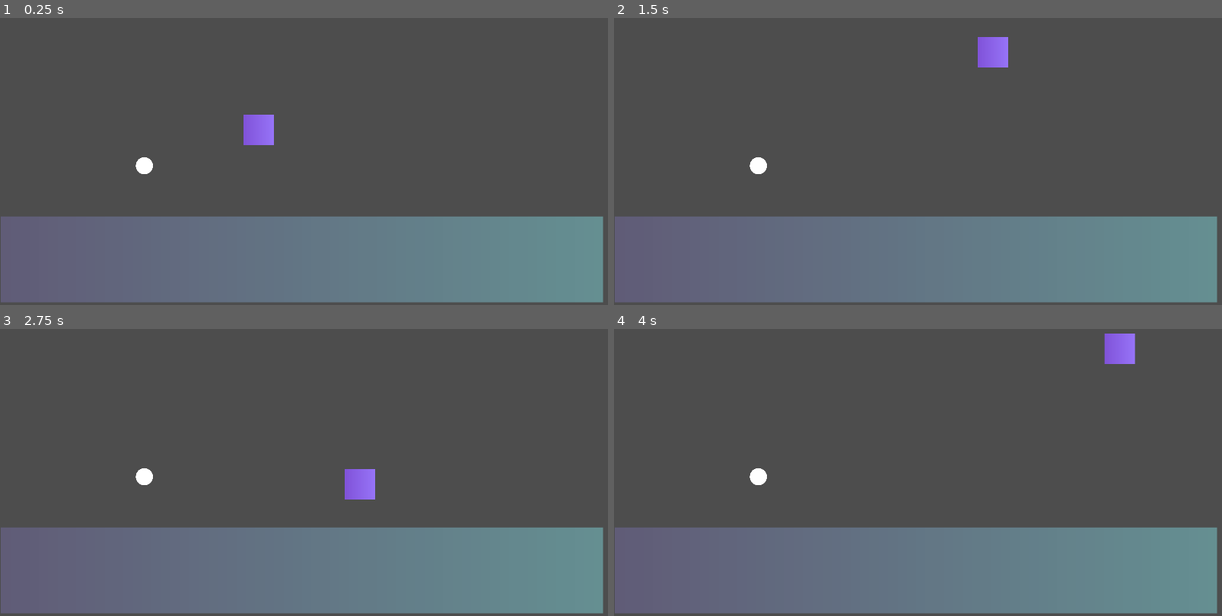
Above: before the commit, frames 1-4 (two rows, left to right).
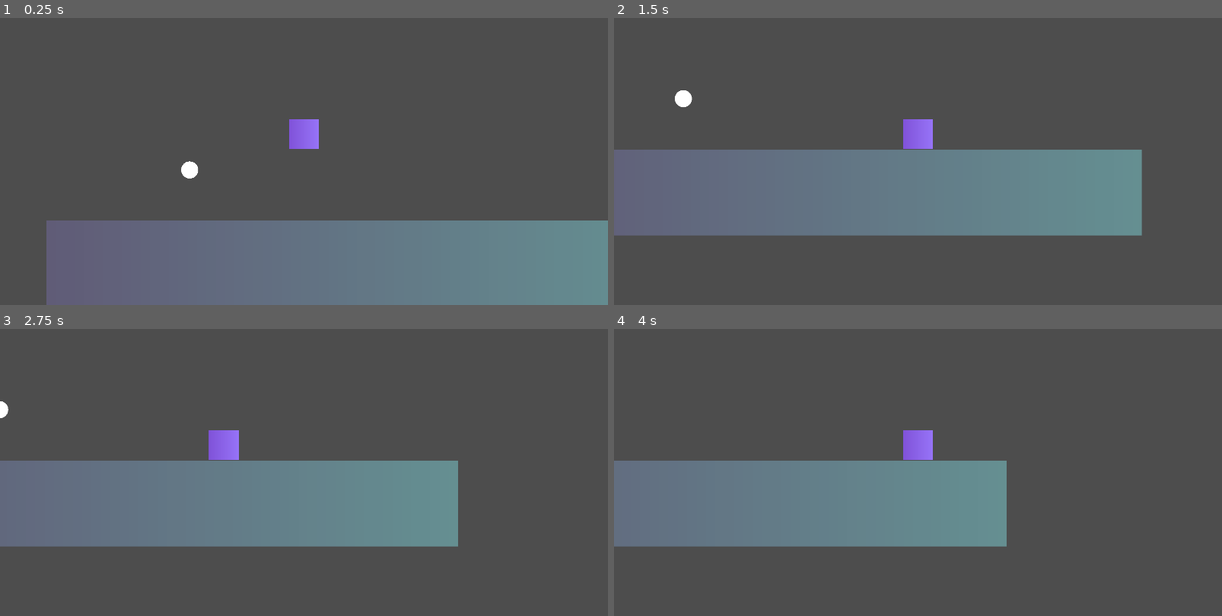
Above: after the commit, the same moments.

Repository: cmaciver/double-bubble-ggj
Game: Godot game, scene res://src/sab-test-scene.tscn
The game is run twice, just before and just after one commit, with the same random seed, the same clock (stepped at 60 frames per second) and the same inputs.
Inputs (mouse positions are in pixels of both pictures, inside the frame that each line leads up to):
- Up to frame 1 (0.25 s): no input
- Up to frame 2 (1.5 s): move the mouse to (759, 164) at 0.52 s; hold D (platform_right) from 0.53 s (still down); tap Space (platform_jump) at 0.6, 0.77, 1.07 s; move the mouse to (796, 150) at 1.27 s; click (796, 150) at 1.35 s
- Up to frame 3 (2.75 s): tap Space (platform_jump) at 1.52, 1.55, 1.82, 2.3 s; move the mouse to (364, 369) at 2.02 s; release D (platform_right) at 2.03 s; hold A (platform_left) from 2.03 s (still down); tap Shift (platform_aim) at 2.1 s
- Up to frame 4 (4 s): move the mouse to (887, 512) at 2.77 s; release A (platform_left) at 2.78 s; hold D (platform_right) from 2.78 s (still down); right-click (887, 512) at 2.85 s; tap Space (platform_jump) at 3.02, 3.05, 3.32, 3.6, 3.77 s; move the mouse to (1100, 495) at 3.52 s

The runs differ from the first frame. In frame 1, 5.9% of the frame differs, in the area x 0-100%, y 33-100%; in frame 2, 45%, in the area x 0-100%, y 6-100%; in frame 3, 43%; in frame 4, 41%.

Commit message:
level start and bubble change

Diff:
--- /dev/null
+++ b/double-bubble/src/level.gd
@@ -0,0 +1,33 @@
+extends Node2D
+@onready var platformer = get_node("Platformer")
+@onready var bubble_pop_timer = get_node("BubblePopTimer")
+
+var bubble_queue = []
+
+# Called when the node enters the scene tree for the first time.
+func _ready() -> void:
+	platformer.bubble_touched.connect(_on_platformer_bubble_touched)
+	platformer.fan_shot.connect(_on_platformer_fan_shot)
+
+# Called every frame. 'delta' is the elapsed time since the previous frame.
+func _process(delta: float) -> void:
+	pass
+
+func _on_platformer_bubble_touched(collider):
+		print("hi")
+		if(bubble_pop_timer.time_left == 0):
+			bubble_pop_timer.start()
+			if(!bubble_queue.has(collider)):
+				bubble_queue.append(collider)
+
+func _on_platformer_fan_shot(position):
+	var wind_vec = Vector2(1, 0)
+	var wind = load("res://src/wind.tscn").instantiate()
+	add_child(wind)
+	wind.global_position = position
+	wind.linear_velocity = wind_vec * 300
+
+func _on_bubble_pop_timer_timeout() -> void:
+	var bubble_to_remove = bubble_queue.pop_front()
+	if bubble_to_remove:
+		remove_child(bubble_to_remove)
--- /dev/null
+++ b/double-bubble/src/level.tscn
@@ -0,0 +1,80 @@
+[gd_scene load_steps=13 format=3 uid="uid://bqoocyk7qdk8f"]
+
+[ext_resource type="Script" path="res://src/level.gd" id="1_l157x"]
+[ext_resource type="PackedScene" uid="uid://c6yel3id1rfn4" path="res://src/player1/platformer-character.tscn" id="1_ufydh"]
+[ext_resource type="PackedScene" uid="uid://b8y8lwa85u1et" path="res://src/bubble.tscn" id="2_dmy4m"]
+
+[sub_resource type="RectangleShape2D" id="RectangleShape2D_8fh71"]
+size = Vector2(2241, 536)
+
+[sub_resource type="Gradient" id="Gradient_032qk"]
+colors = PackedColorArray(0.486804, 0.327561, 0.430542, 1, 1, 1, 1, 1)
+
+[sub_resource type="GradientTexture2D" id="GradientTexture2D_ha414"]
+gradient = SubResource("Gradient_032qk")
+fill_from = Vector2(1, 0)
+
+[sub_resource type="RectangleShape2D" id="RectangleShape2D_s4vnv"]
+size = Vector2(1914.5, 752)
+
+[sub_resource type="Gradient" id="Gradient_km5i2"]
+colors = PackedColorArray(0.534461, 0.367934, 0.552153, 1, 1, 1, 1, 1)
+
+[sub_resource type="GradientTexture2D" id="GradientTexture2D_4nrj7"]
+gradient = SubResource("Gradient_km5i2")
+fill_from = Vector2(1, 0)
+
+[sub_resource type="RectangleShape2D" id="RectangleShape2D_nkuaa"]
+size = Vector2(1118.5, 1268.5)
+
+[sub_resource type="Gradient" id="Gradient_wnejl"]
+colors = PackedColorArray(0.706362, 0.487574, 0.591575, 1, 1, 1, 1, 1)
+
+[sub_resource type="GradientTexture2D" id="GradientTexture2D_2062n"]
+gradient = SubResource("Gradient_wnejl")
+fill_from = Vector2(1, 0)
+
+[node name="Level" type="Node2D"]
+script = ExtResource("1_l157x")
+
+[node name="StaticBody2D" type="StaticBody2D" parent="."]
+
+[node name="CollisionShape2D" type="CollisionShape2D" parent="StaticBody2D"]
+position = Vector2(1119.5, 460)
+shape = SubResource("RectangleShape2D_8fh71")
+
+[node name="Sprite2D" type="Sprite2D" parent="StaticBody2D/CollisionShape2D"]
+position = Vector2(4.50002, 2.00002)
+scale = Vector2(35.125, 8.3125)
+texture = SubResource("GradientTexture2D_ha414")
+
+[node name="CollisionShape2D2" type="CollisionShape2D" parent="StaticBody2D"]
+position = Vector2(4946.75, 288)
+shape = SubResource("RectangleShape2D_s4vnv")
+
+[node name="Sprite2D" type="Sprite2D" parent="StaticBody2D/CollisionShape2D2"]
+position = Vector2(-2.75, -3.99998)
+scale = Vector2(30, 11.875)
+texture = SubResource("GradientTexture2D_4nrj7")
+
+[node name="CollisionShape2D3" type="CollisionShape2D" parent="StaticBody2D"]
+position = Vector2(2416.75, 93.75)
+shape = SubResource("RectangleShape2D_nkuaa")
+
+[node name="Sprite2D" type="Sprite2D" parent="StaticBody2D/CollisionShape2D3"]
+position = Vector2(0.249996, -3.75005)
+scale = Vector2(17.4688, 19.9375)
+texture = SubResource("GradientTexture2D_2062n")
+
+[node name="Platformer" parent="." instance=ExtResource("1_ufydh")]
+
+[node name="Bubble" parent="." instance=ExtResource("2_dmy4m")]
+position = Vector2(1632, -328)
+
+[node name="Bubble2" parent="." instance=ExtResource("2_dmy4m")]
+position = Vector2(1376, -80)
+
+[node name="BubblePopTimer" type="Timer" parent="."]
+wait_time = 0.11
+
+[connection signal="timeout" from="BubblePopTimer" to="." method="_on_bubble_pop_timer_timeout"]
--- a/double-bubble/src/player1/platformer-character.tscn
+++ b/double-bubble/src/player1/platformer-character.tscn
@@ -21,3 +21,10 @@
 position = Vector2(0, 1.90735e-06)
 scale = Vector2(0.75, 0.75)
 texture = SubResource("GradientTexture2D_wiprs")
+
+[node name="Camera2D" type="Camera2D" parent="."]
+drag_horizontal_enabled = true
+drag_vertical_enabled = true
+drag_left_margin = 0.72
+drag_right_margin = 0.0
+drag_bottom_margin = 0.0
--- a/double-bubble/src/player1/platformer_character.gd
+++ b/double-bubble/src/player1/platformer_character.gd
@@ -6,6 +6,7 @@
 signal fan_shot
 var is_aiming = false
 var aim_dir = Vector2()
+var jump_mult : float = 0.0
 
 var wind : Node2D
 var wind_area
@@ -24,7 +25,8 @@
 
 	# Handle jump.
 	if Input.is_action_just_pressed("platform_jump") and is_on_floor():
-		velocity.y = JUMP_VELOCITY
+		jump_mult = 0.0
+		#velocity.y = JUMP_VELOCITY
 
 	if Input.is_action_just_pressed("platform_aim"):
 		is_aiming = true
@@ -53,8 +55,5 @@
 	move_and_slide()
 	for i in get_slide_collision_count():
 		var collision = get_slide_collision(i)
-		if collision.get_collider().name == "Bubble":
+		if collision.get_collider().has_method("pop"):
 			bubble_touched.emit(collision.get_collider())
-
-#func fan():
-	#fan_shot.emit(self.position, aim_dir)
--- a/double-bubble/src/sab-test-scene.tscn
+++ b/double-bubble/src/sab-test-scene.tscn
@@ -37,4 +37,5 @@
 [node name="BubblePopTimer" type="Timer" parent="."]
 wait_time = 0.11
 
+[connection signal="body_entered" from="Bubble" to="Bubble" method="_on_body_entered"]
 [connection signal="timeout" from="BubblePopTimer" to="." method="_on_bubble_pop_timer_timeout"]
Not shown: 1 places in double-bubble/src/sab-test-scene.tscn that only renumber resources
